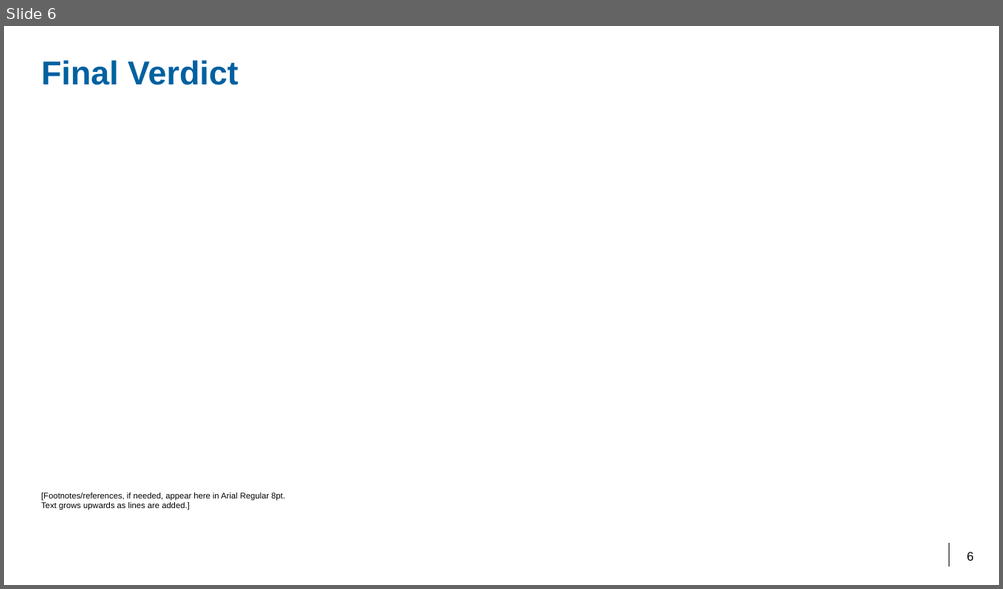
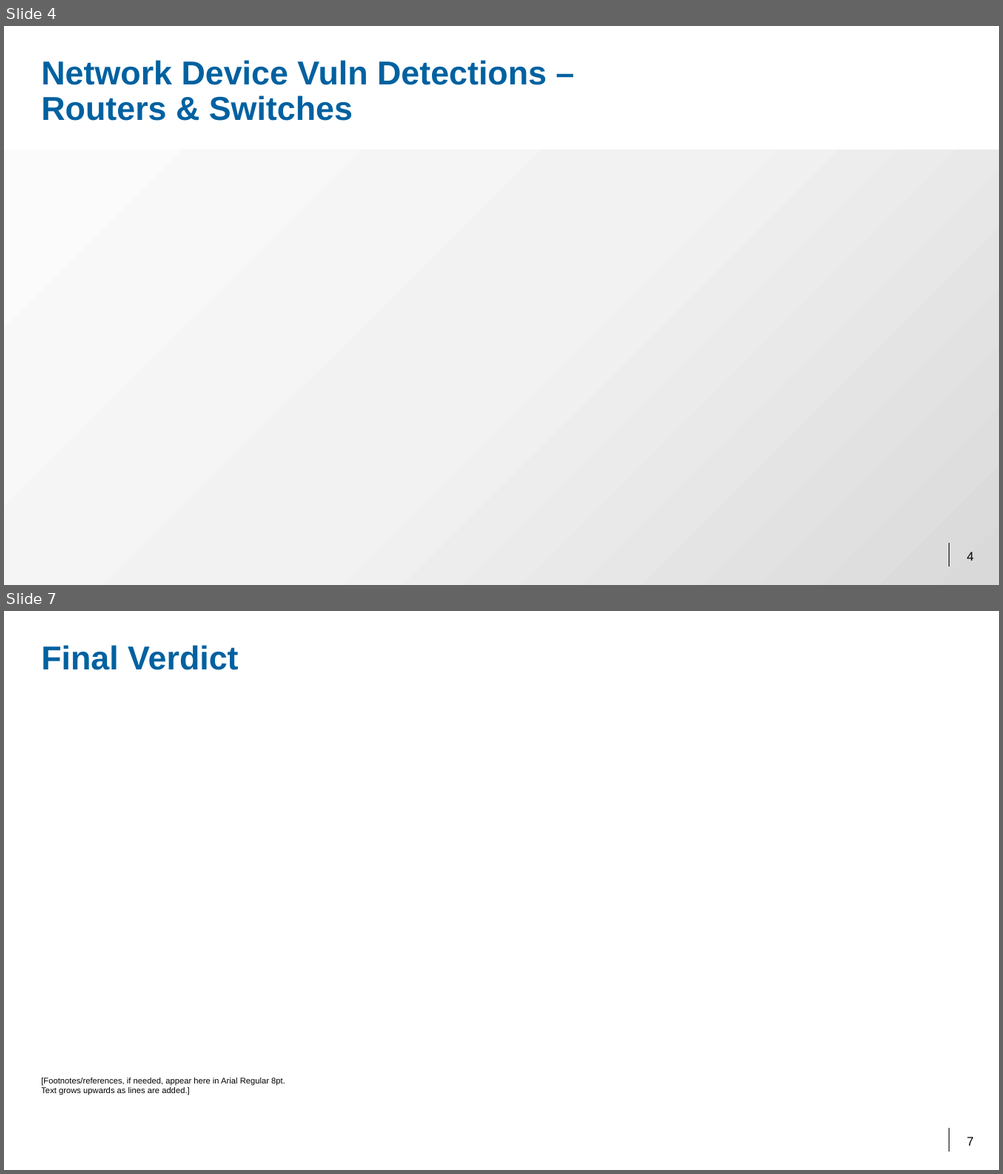
Before and after one commit to AidanMetLife25/Presentation, a slide deck: Rapid7ExecutivePresentation.pptx. Shown one above the other, each under a label of ours: slide 6 before the commit, slides 4 and 7 after it; the slides between them are not shown. The pictures are 1003x589 and 1003x1174 pixels, drawn with LibreOffice and Linux fonts; fonts in the diff are those of the drawing; background and template pictures are left out. Boxes give left, top, right and bottom in pixels: in the first picture for what was removed or moved away, otherwise in the second. Text is boxed around its words. In the diff, an @@ line names an element or a change of style, - is before the commit and + after.

```diff
--- a/Rapid7ExecutivePresentation.pptx
+++ b/Rapid7ExecutivePresentation.pptx
@@ slide 4 added at (4, 26, 999, 585), background #FFFFFF; not listed: 2 template elements that a slide beside it also shows @@
@@ title added at (41, 60, 546, 121), 32 pt, text #0061A0, bold @@
+Network Device Vuln Detections –
+Routers & Switches
@@ rectangle added at (4, 150, 999, 585), fill gradient #D9D9D9 to #F2F2F2 to #FBFBFB @@
@@ what was slide 6 is now slide 7 @@
@@ page number at (967, 1137, 973, 1146): text changed @@
-6
+7
```
Also in this commit, not shown: 3 slides changed, 2 other slides added, 1 slide removed.
